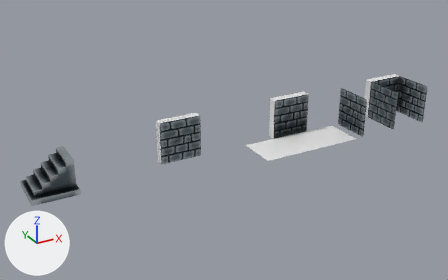
One commit to the Blender file blender/walls.blend: the scene before it, then after it.
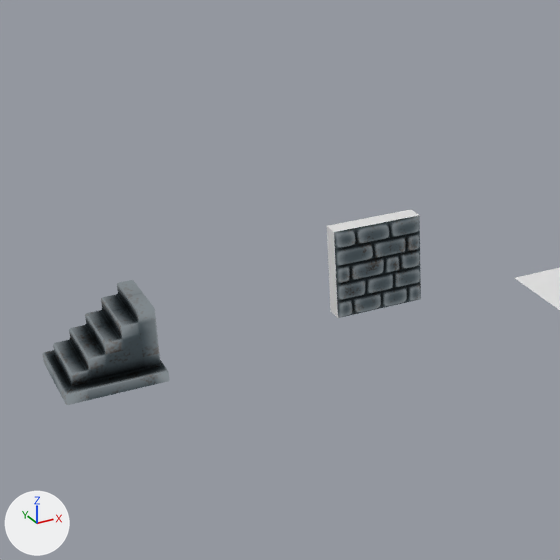
Each version is shown whole from a camera (50 mm lens) standing at (-5.35, -11.74, 6.13) and looking at (1.06, -0.1, 0.31), then close up on the part from 0% to 60% of the width and 4% to 100% of the height. The axes (+X, +Y, +Z) are drawn at lower left. The lights are the same throughout.

Objects in the first close-up: 'DownStairs', 'Plane.001', 'TileWall', 'TileWallHighpoly'.
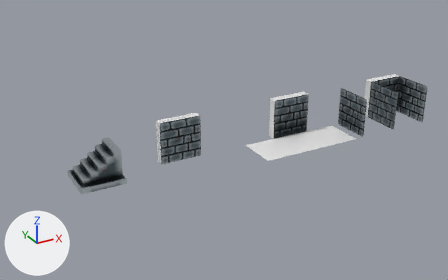
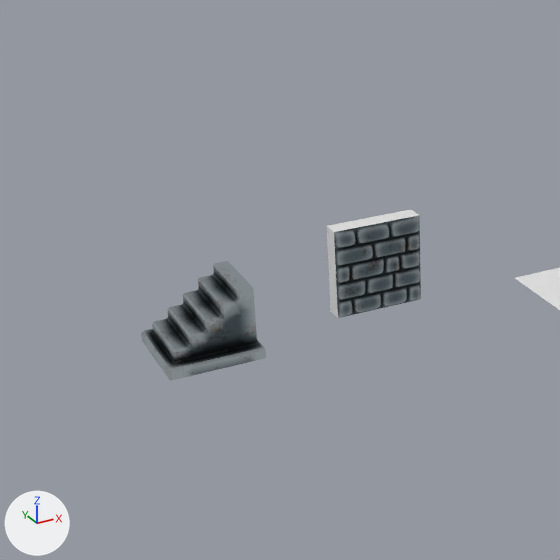
Pixel boxes (x1, y1, x2, y2) of what changed, in the close-ups (560 x 560 px):
'DownStairs', moved, modifiers changed
    before: (42, 280, 169, 405)
    after: (141, 261, 266, 380)

Edits to the bpy script that builds the scene:
```text
Change ob_downstairs:
    ob_downstairs.location: (-3.0, 0.0, 0.0) -> (-2.0, 0.0, 0.0)
    where _m = ob_downstairs.modifiers.new('Bevel', 'BEVEL')
    remove _m.segments = 2
```
